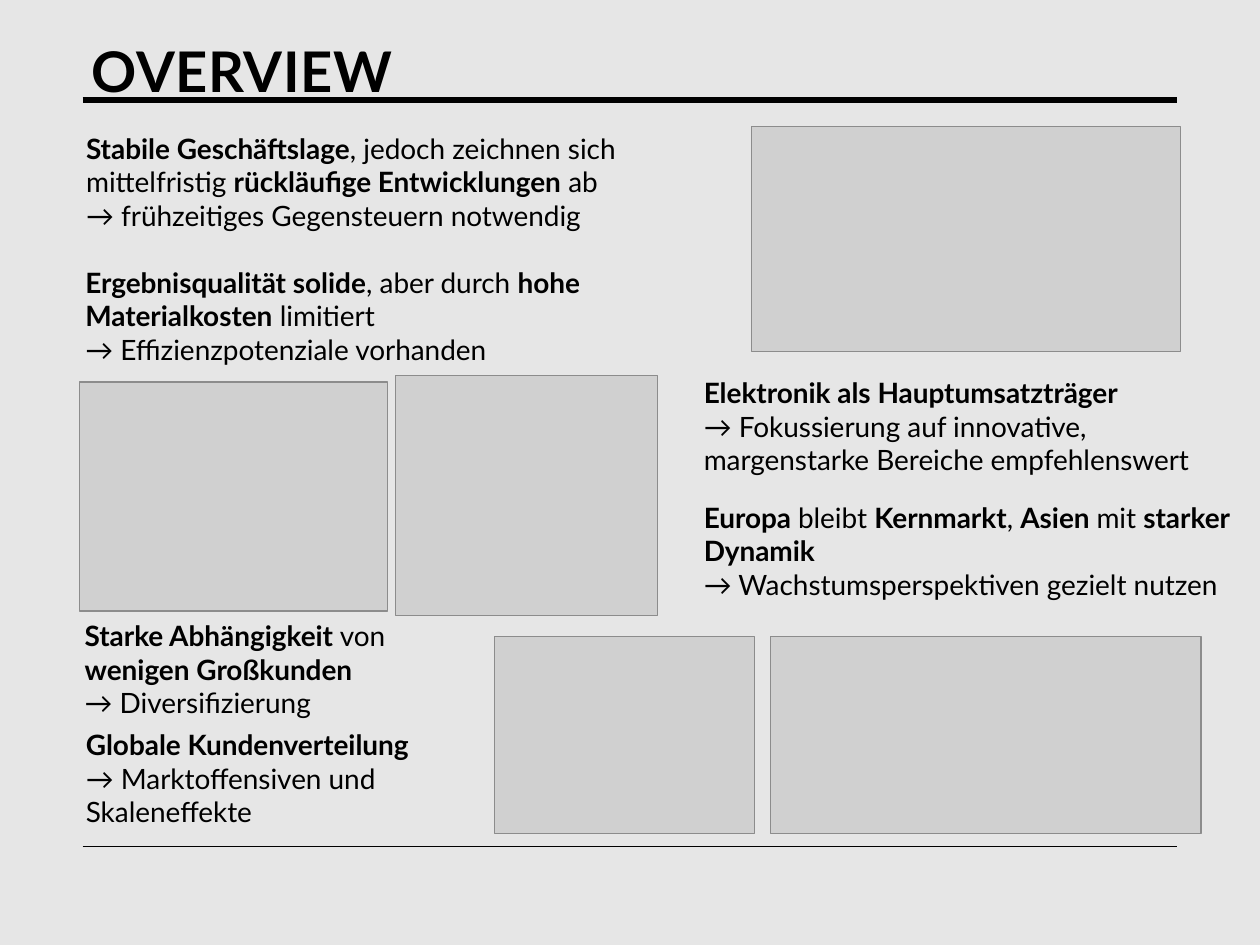
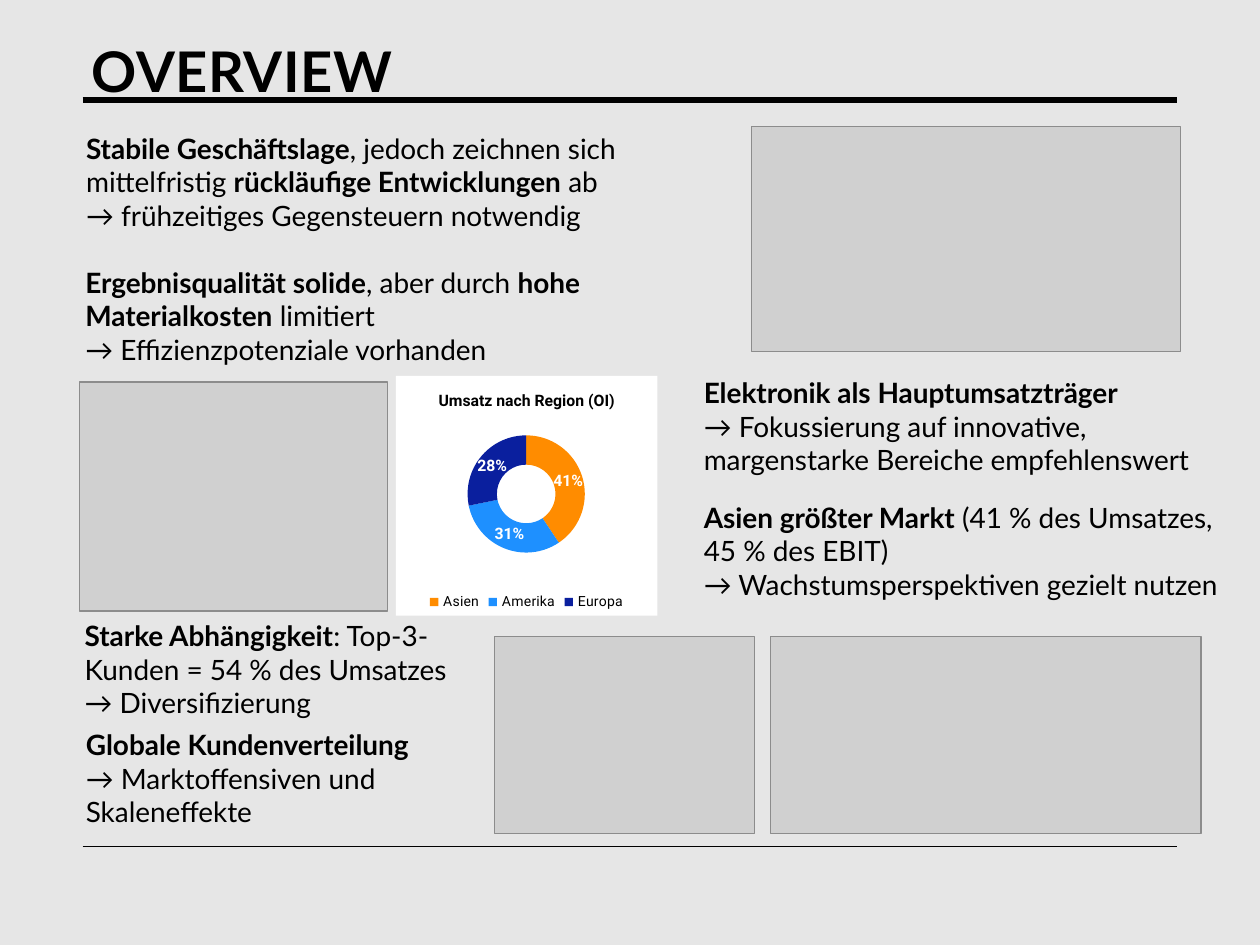
Before and after one commit to tngan7197/Portfolio, a slide deck: slide 2 of BIC_PowerPoint_StA.pptx. Drawn at 1260x945 pixels with LibreOffice and Linux fonts; fonts in the diff are those of the drawing; grey boxes stand for pictures. Boxes give left, top, right and bottom in pixels: in the first picture for what was removed or moved away, otherwise in the second. Text is boxed around its words. In the diff, an @@ line names an element or a change of style, - is before the commit and + after.

```diff
--- a/BIC_PowerPoint_StA.pptx
+++ b/BIC_PowerPoint_StA.pptx
@@ picture removed at box(396, 375, 658, 615) @@
@@ doughnut chart added at box(396, 375, 658, 615) @@
+title "Umsatz nach Region (OI)"
+categories: Asien, Amerika, Europa
+Series 1: 0.41, 0.31, 0.28
@@ text at box(704, 506, 1212, 565): text changed; text colour #000000 to none; bold off @@
-Europa bleibt Kernmarkt, Asien mit starker Dynamik
+Asien größter Markt (41 % des Umsatzes, 45 % des EBIT)
@@ text at box(85, 625, 447, 681): text changed; text colour #000000 to none; bold off @@
-Starke Abhängigkeit von wenigen Großkunden
+Starke Abhängigkeit: Top-3-Kunden = 54 % des Umsatzes
```
Also in this commit, not shown: 12 other slides changed, 1 slide added, 3 other files.
